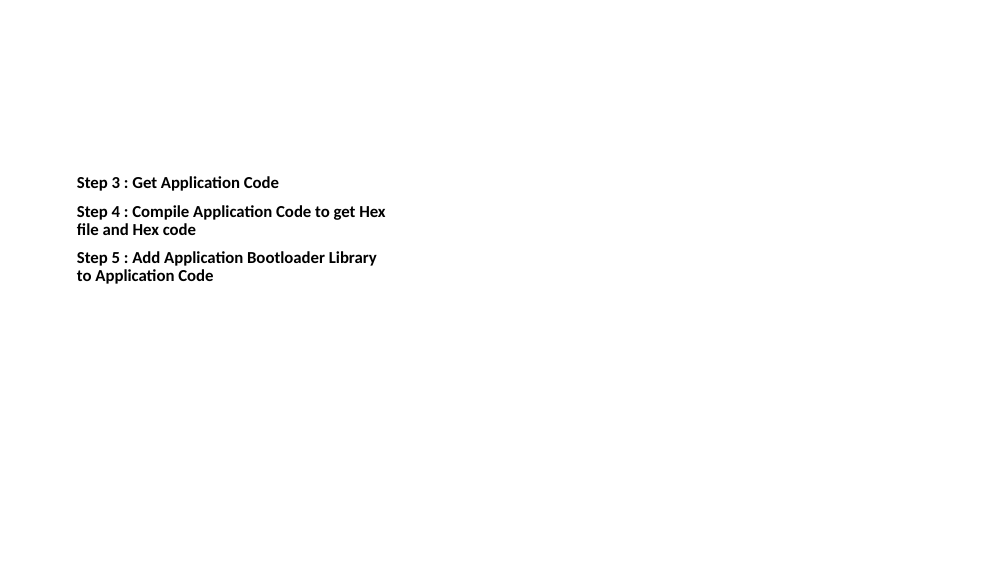
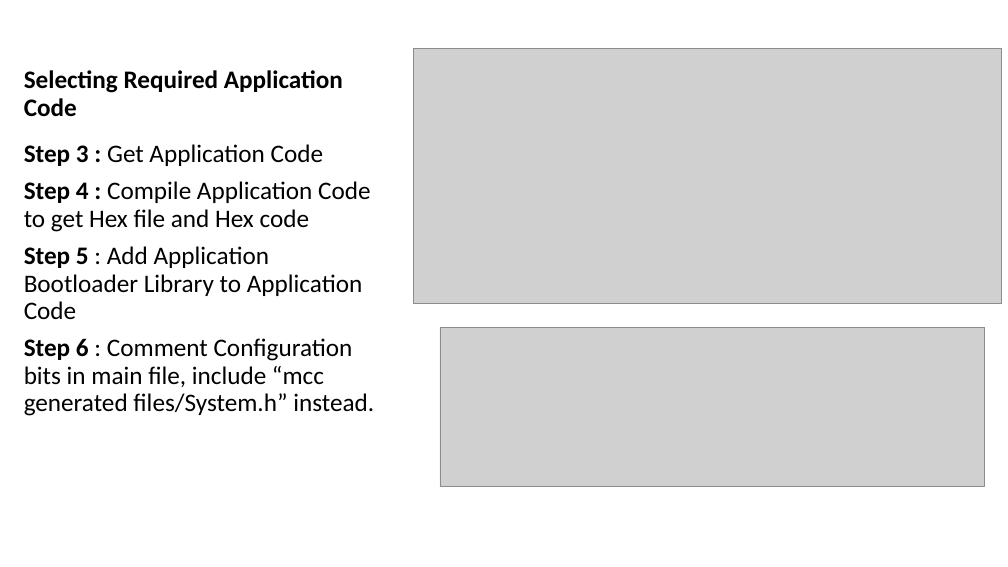
Before and after one commit to sandeepsingh4486/Test, a slide deck: slide 6 of 16bit Bootloader API reference.pptx. Drawn at 1008x567 pixels with LibreOffice and Linux fonts; fonts in the diff are those of the drawing; grey boxes stand for pictures. Boxes give left, top, right and bottom in pixels: in the first picture for what was removed or moved away, otherwise in the second. Text is boxed around its words. In the diff, an @@ line names an element or a change of style, - is before the commit and + after.

```diff
--- a/16bit Bootloader API reference.pptx
+++ b/16bit Bootloader API reference.pptx
@@ picture added at <box>414,48,1001,303</box> @@
@@ title added at <box>24,70,343,117</box>, 24 pt, text #000000, bold @@
+Selecting Required Application Code
@@ text "Step 3 : Get Application ...": place and size @@
-text "Step 3 : Get Application ..." at <box>77,176,385,284</box>
+text "Step 3 : Get Application ..." at <box>24,144,374,416</box>
@@ text at <box>24,144,370,319</box>: size 16 to 24 pt in "Step 3 : Get Application Code", "Step 4 : Compile Application Code to ...", "Step 5 : Add Application Bootloader Library ..."; bold off in "Get Application Code", "Compile Application Code to get Hex file ...", ": Add Application Bootloader Library to Application ..." @@
@@ picture added at <box>440,327,985,486</box> @@
@@ text at <box>24,338,374,416</box>: paragraph added @@
+Step 6 : Comment Configuration bits in main file, include “mcc generated files/System.h” instead.
```
Also in this commit, not shown: 1 other slide changed, 2 slides added, 2 slides removed, 2 other files.
